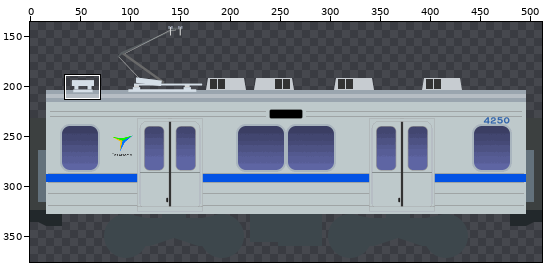
One commit to this sprite sheet: tatehamawebapp/caricons/TC_4250r.png. Above: a wide view before the commit, with the close-up outlined.
Close-up. The starting point:
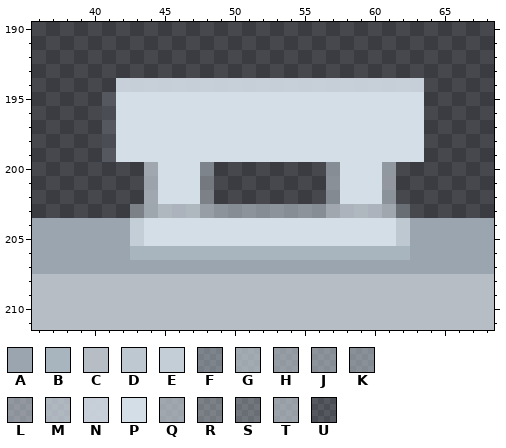
The file is 512x512 pixels. Pixels under 10% opacity are left out. Colours within 5 levels of each other are drawn and written as one. Shown: x 36..68, y 190..211. The wide view leaves out empty margins. The commit also changed other parts of the picture, which this record leaves out.
Palette (. is transparent): A #9aa5af  B #a9b5be  C #b6bdc4  D #bec8d1  E #c3ced7  F #d2dfe666  G #d3dee5a9  H #d3dee691  J #d3dde780  K #d3dee87a  L #d4dde788  M #d4dee7bc  N #d4dee7e7  P #d4dee7  Q #d5dee7a2  R #d5dfe760  S #d5dee84e  T #d5dfe999  U #d8e2eb1a
Pixels before, first column x 36:
194 ......NNNNNNNNNNNNNNNNNNNNNN.....
195 .....UPPPPPPPPPPPPPPPPPPPPPP.....
196 .....UPPPPPPPPPPPPPPPPPPPPPP.....
197 .....UPPPPPPPPPPPPPPPPPPPPPP.....
198 .....UPPPPPPPPPPPPPPPPPPPPPP.....
199 .....UPPPPPPPPPPPPPPPPPPPPPP.....
200 ........QPPPF........JPPPH.......
201 ........QPPPR........KPPPL.......
202 ........QPPPR........KPPPL.......
203 .......RGMMMTJJJJJJJJQMMMQS......
204 AAAAAAAEPPPPPPPPPPPPPPPPPPDAAAAAA
205 AAAAAAAEPPPPPPPPPPPPPPPPPPDAAAAAA
206 AAAAAAABBBBBBBBBBBBBBBBBBBBAAAAAA
207 AAAAAAAAAAAAAAAAAAAAAAAAAAAAAAAAA
208 CCCCCCCCCCCCCCCCCCCCCCCCCCCCCCCCC
209 CCCCCCCCCCCCCCCCCCCCCCCCCCCCCCCCC
210 CCCCCCCCCCCCCCCCCCCCCCCCCCCCCCCCC
211 CCCCCCCCCCCCCCCCCCCCCCCCCCCCCCCCC
The result:
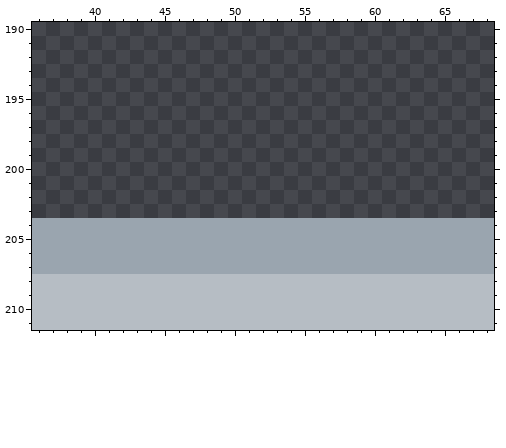
Changes in this commit:
Colour B becomes colour A in row 206 at x 43 to 62.
Colour D becomes colour A in rows 204 to 205 at x 62.
Colour E becomes colour A in rows 204 to 205 at x 43.
Colour P becomes colour A in rows 204 to 205 at x 44 to 61.
Colour F is gone in row 200 at x 48.
Colour G is gone in row 203 at x 44.
Colour H is gone in row 200 at x 61.
Colour J is gone in row 200 at x 57; in row 203 at x 49 to 56.
Colour K is gone in rows 201 to 202 at x 57.
Colour L is gone in rows 201 to 202 at x 61.
Colour M is gone in row 203 at x 45 to 47 and 58 to 60.
Colour N is gone in row 194 at x 42 to 63.
Colour P is gone in rows 195 to 199 at x 42 to 63; in rows 200 to 202 at x 45 to 47 and 58 to 60.
Colour Q is gone in rows 200 to 202 at x 44; in row 203 at x 57 and 61.
Colour R is gone in rows 201 to 202 at x 48; in row 203 at x 43.
Colour S is gone in row 203 at x 62.
Colour T is gone in row 203 at x 48.
Colour U is gone in rows 195 to 199 at x 41.
